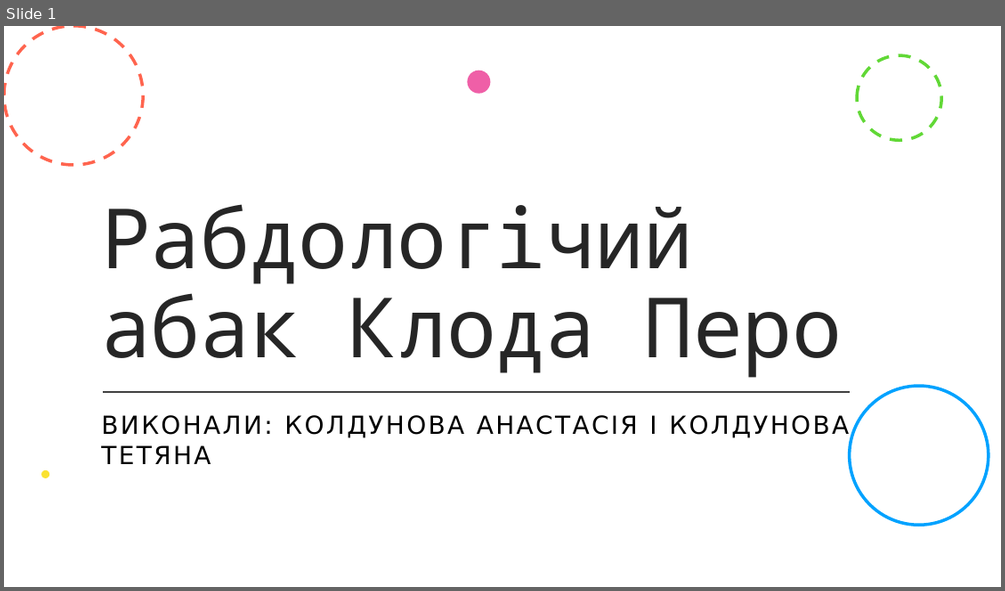
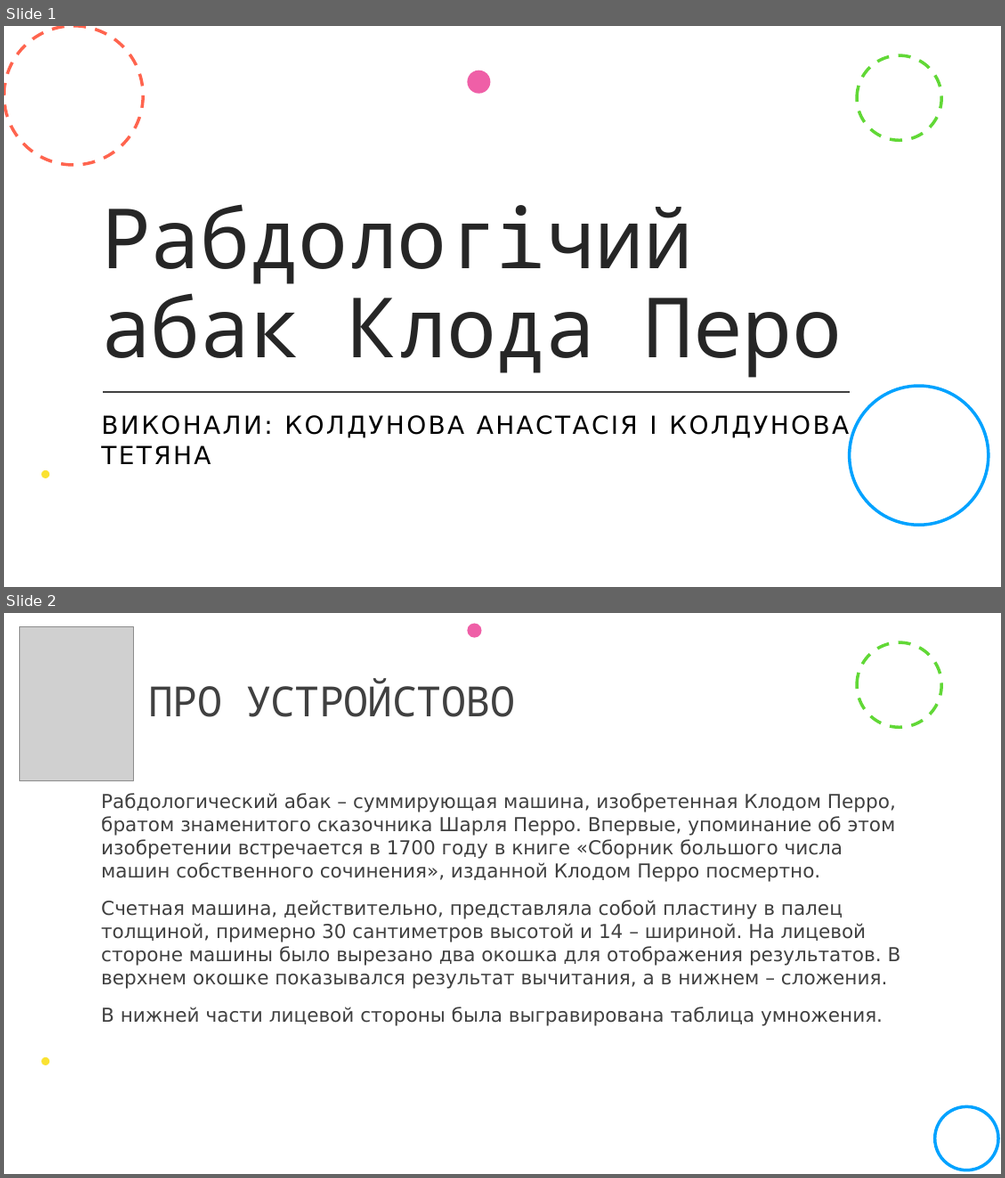
Before and after one commit to blissnyashki/Operating-System.-Laboratory-Work-, a slide deck: Презентация1.pptx. Shown one above the other, each under a label of ours: slide 1 before the commit, slides 1 and 2 after it. The pictures are 1005x591 and 1005x1178 pixels, drawn with LibreOffice and Linux fonts; fonts in the diff are those of the drawing; grey boxes stand for pictures. Boxes give left, top, right and bottom in pixels: in the first picture for what was removed or moved away, otherwise in the second. Text is boxed around its words. In the diff, an @@ line names an element or a change of style, - is before the commit and + after.

Commit message:
New slides

```diff
--- a/Презентация1.pptx
+++ b/Презентация1.pptx
@@ slide 2 added at box(4, 613, 1001, 1174), background #FFFFFF; not listed: 2 template elements that a slide beside it also shows @@
@@ picture added at box(19, 626, 133, 780) @@
@@ ellipse added at box(467, 624, 481, 638), fill #EF5FA7 @@
@@ title added at box(149, 678, 515, 717), 40 pt, text #404040 @@
+ПРО УСТРОЙСТОВО
@@ text added at box(101, 793, 901, 1026), 18.5 pt, text #404040 @@
+  Рабдологический абак – суммирующая машина, изобретенная Клодом Перро, братом знаменитого сказочника Шарля Перро. Впервые, упоминание об этом изобретении встречается в 1700 году в книге «Сборник большого числа машин собственного сочинения», изданной Клодом Перро посмертно.
+  Счетная машина, действительно, представляла собой пластину в палец толщиной, примерно 30 сантиметров высотой и 14 – шириной. На лицевой стороне машины было вырезано два окошка для отображения результатов. В верхнем окошке показывался результат вычитания, а в нижнем – сложения.
+  В нижней части лицевой стороны была выгравирована таблица умножения.
@@ ellipse added at box(935, 1107, 998, 1170), outline #00A2FF 3 pt @@
```
Also in this commit, not shown: 2 other slides added.
